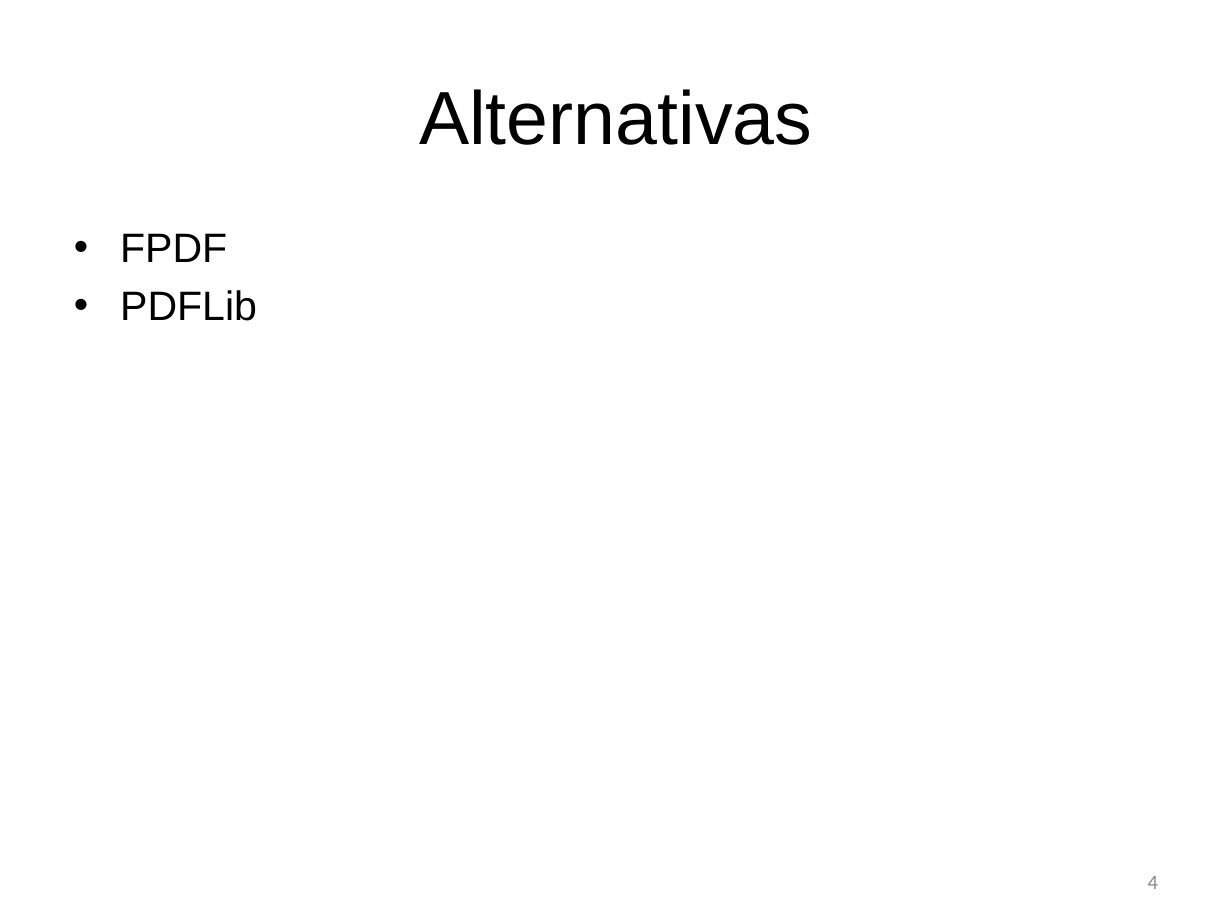
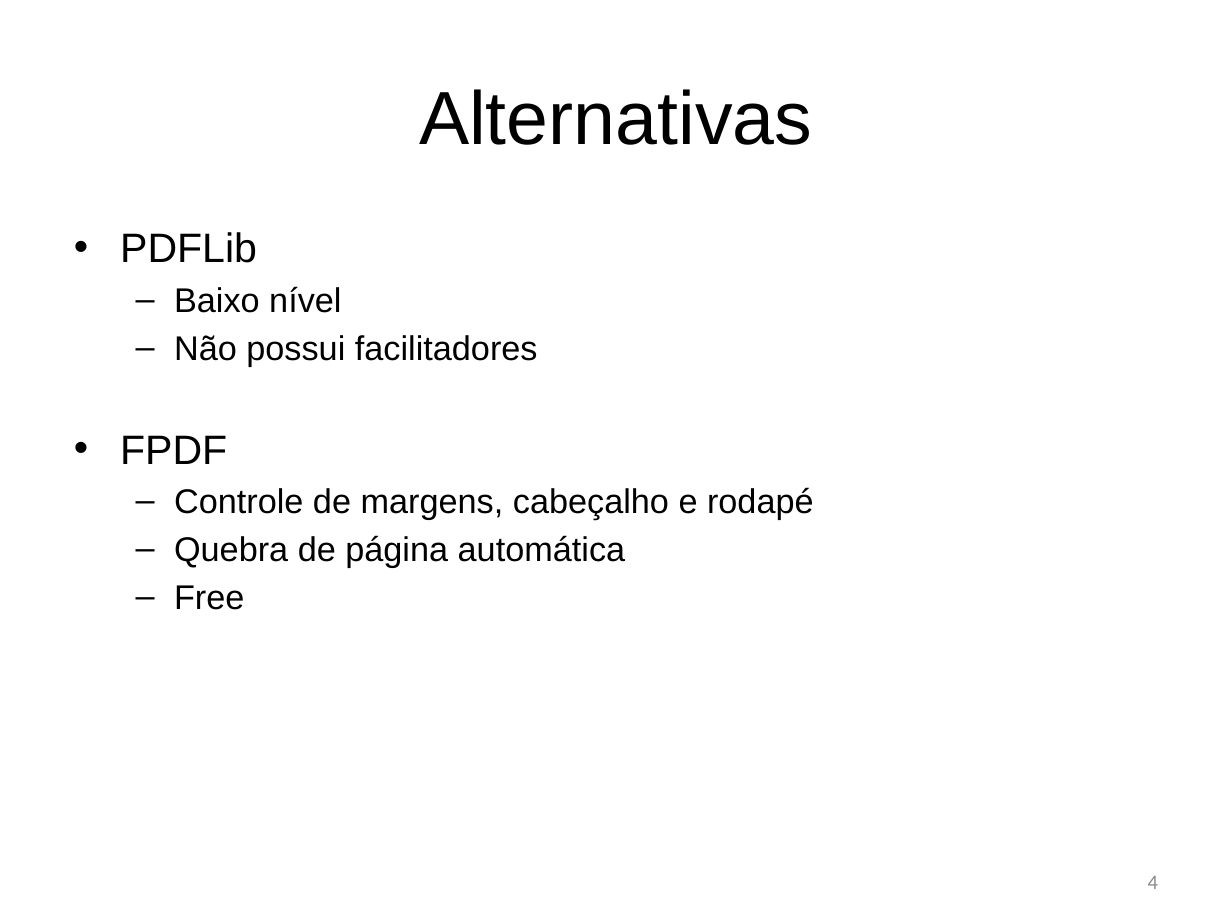
Before and after one commit to lincolnbrito/simplereport, a slide deck: slide 4 of documentacao/Apresentação.pptx. Drawn at 1232x924 pixels with LibreOffice and Linux fonts; fonts in the diff are those of the drawing. Boxes give left, top, right and bottom in pixels: in the first picture for what was removed or moved away, otherwise in the second. Text is boxed around its words. In the diff, an @@ line names an element or a change of style, - is before the commit and + after.

```diff
--- a/documentacao/Apresentação.pptx
+++ b/documentacao/Apresentação.pptx
@@ text at <box>120,232,538,366</box>: paragraphs added @@
+• PDFLib
+  – Baixo nível
+  – Não possui facilitadores
@@ text at <box>174,487,814,610</box>: text changed; size 24 to 20 pt @@
-• PDFLib
+  – Controle de margens, cabeçalho e rodapé
+  – Quebra de página automática
+  – Free
```
Also in this commit, not shown: 1 slide added, 9 other files.
